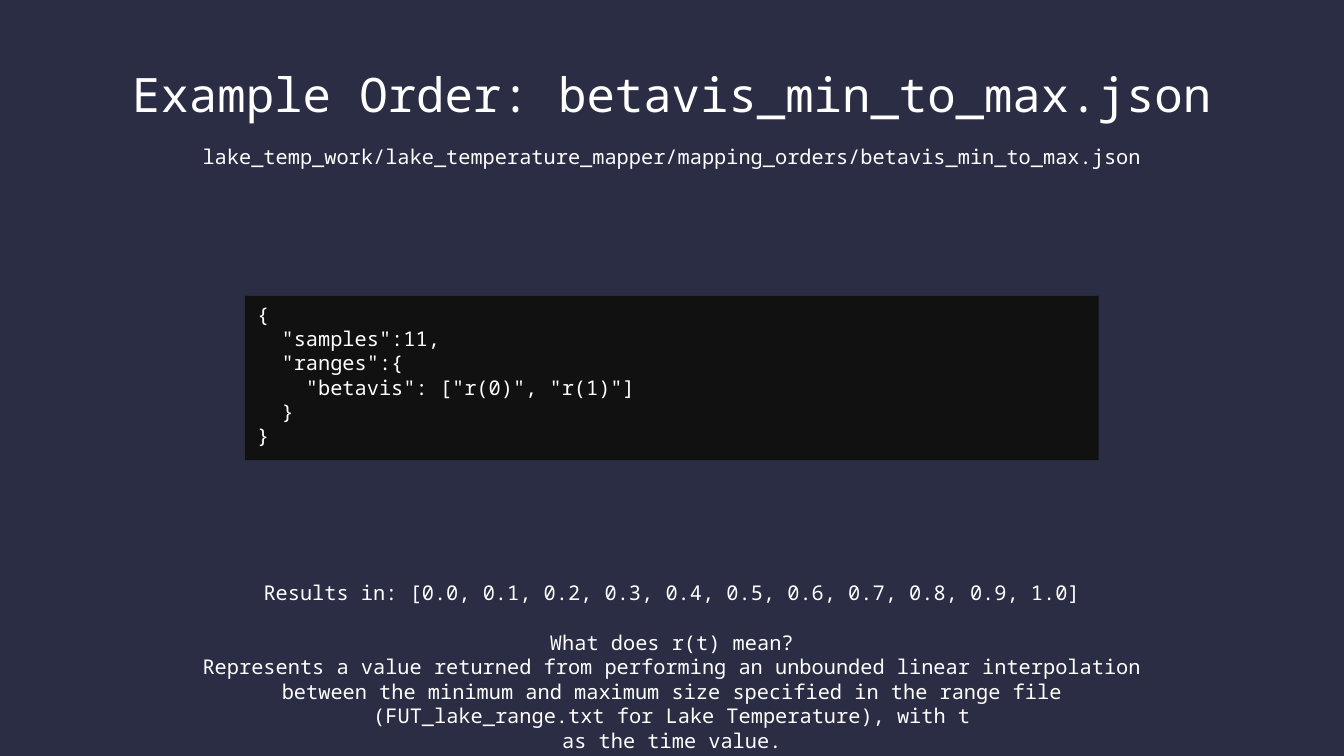
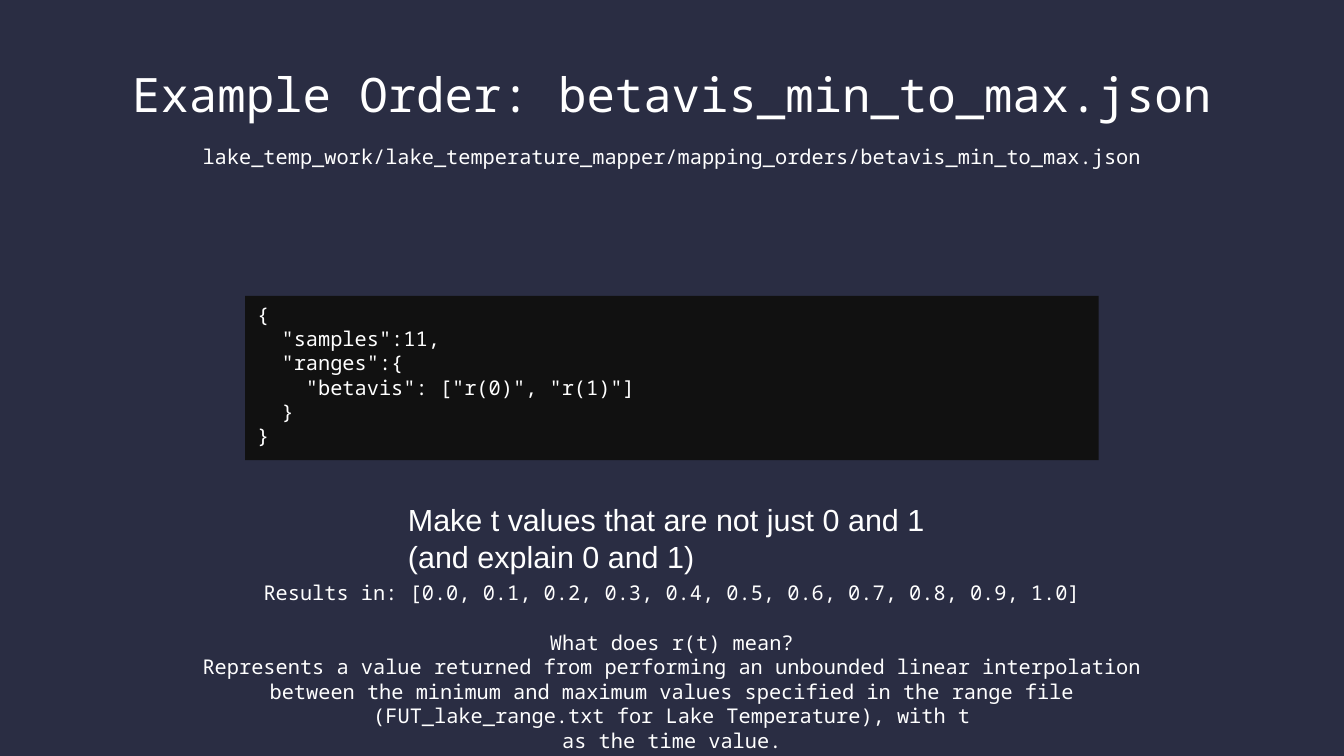
Before and after one commit to SamAllen06/lake_temp_work, a slide deck: slide 21 of documentation/lake_temperature.odp (slide 22 before the commit). Drawn at 1344x756 pixels with LibreOffice and Linux fonts; fonts in the diff are those of the drawing. Boxes give left, top, right and bottom in pixels: in the first picture for what was removed or moved away, otherwise in the second. Text is boxed around its words. In the diff, an @@ line names an element or a change of style, - is before the commit and + after.

```diff
--- a/documentation/lake_temperature.odp
+++ b/documentation/lake_temperature.odp
@@ text added at (x1=408, y1=509, x2=924, y2=574), 18 pt, text #FFFFFF @@
+Make t values that are not just 0 and 1 (and explain 0 and 1)
@@ text at (x1=270, y1=683, x2=1074, y2=728): text changed @@
-between the minimum and maximum size specified in the range file (FUT_lake_range.txt for Lake Temperature), with t
+between the minimum and maximum values specified in the range file (FUT_lake_range.txt for Lake Temperature), with t
```
Also in this commit, not shown: 14 other slides changed, 1 slide added, 1 slide removed, 4 other files.
